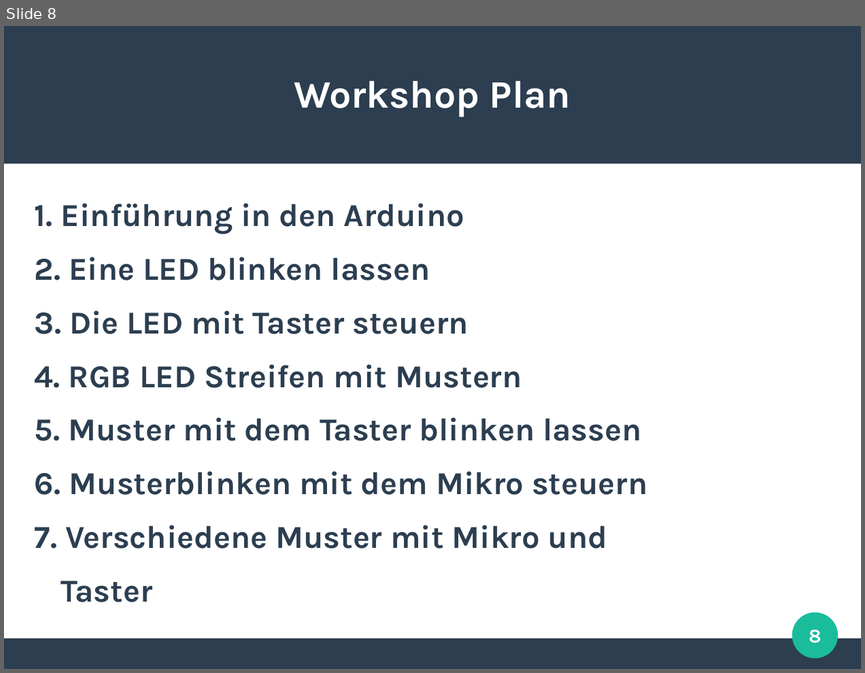
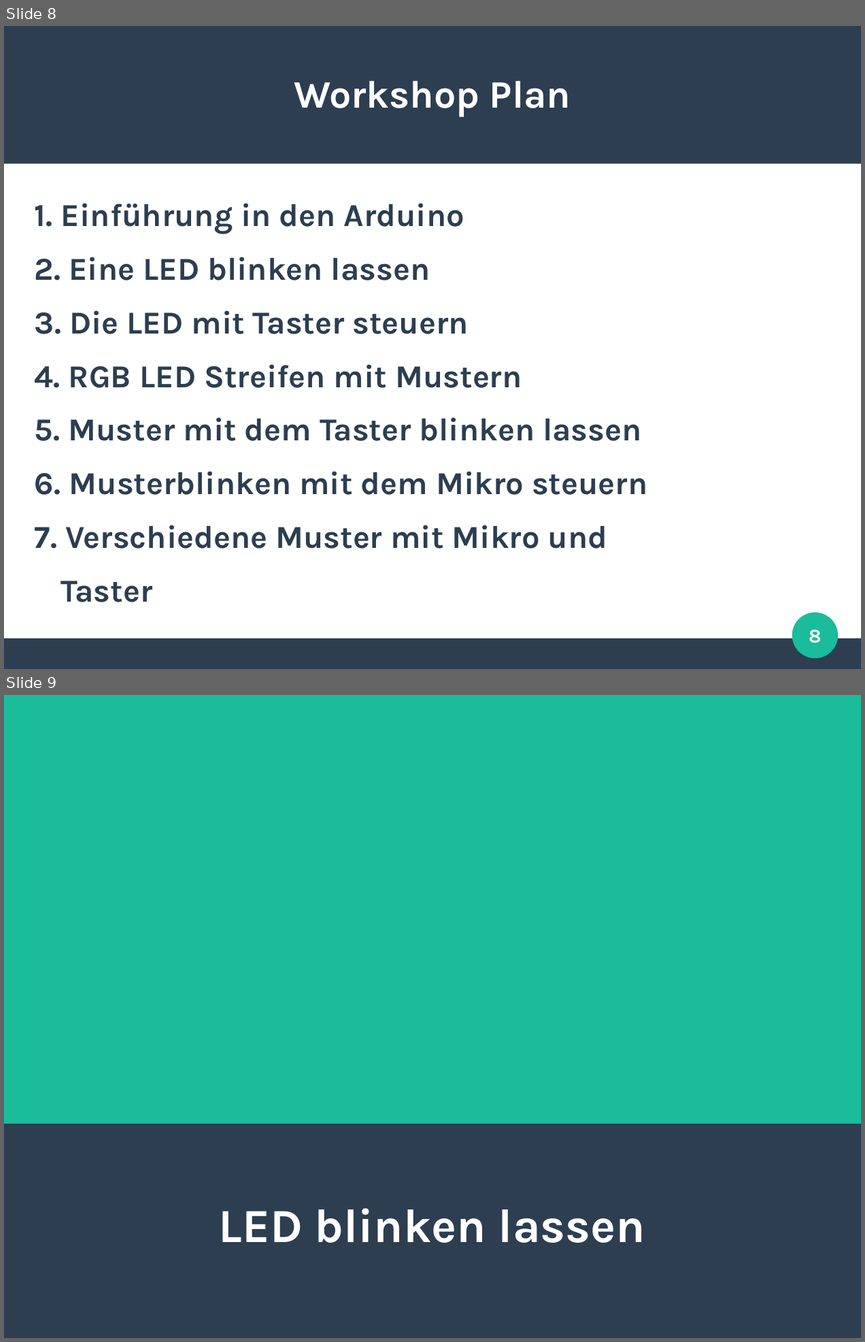
Before and after one commit to SSchwoebel/Schirm, a slide deck: Workshop/workshop.odp. Shown one above the other, each under a label of ours: slide 8 before the commit, slides 8 and 9 after it. The pictures are 865x673 and 865x1342 pixels, drawn with LibreOffice and Linux fonts; fonts in the diff are those of the drawing. Boxes give left, top, right and bottom in pixels: in the first picture for what was removed or moved away, otherwise in the second. Text is boxed around its words. In the diff, an @@ line names an element or a change of style, - is before the commit and + after.

```diff
--- a/Workshop/workshop.odp
+++ b/Workshop/workshop.odp
@@ slide 9 added at (x1=4, y1=695, x2=861, y2=1338), background #2C3E50 @@
@@ rectangle added at (x1=4, y1=695, x2=861, y2=1123), fill #1ABC9C @@
@@ subtitle added at (x1=219, y1=1208, x2=645, y2=1242), 44 pt, text #FFFFFF, bold @@
+LED blinken lassen
```
Also in this commit, not shown: 13 other slides added, 2 slides removed, 11 other files.
